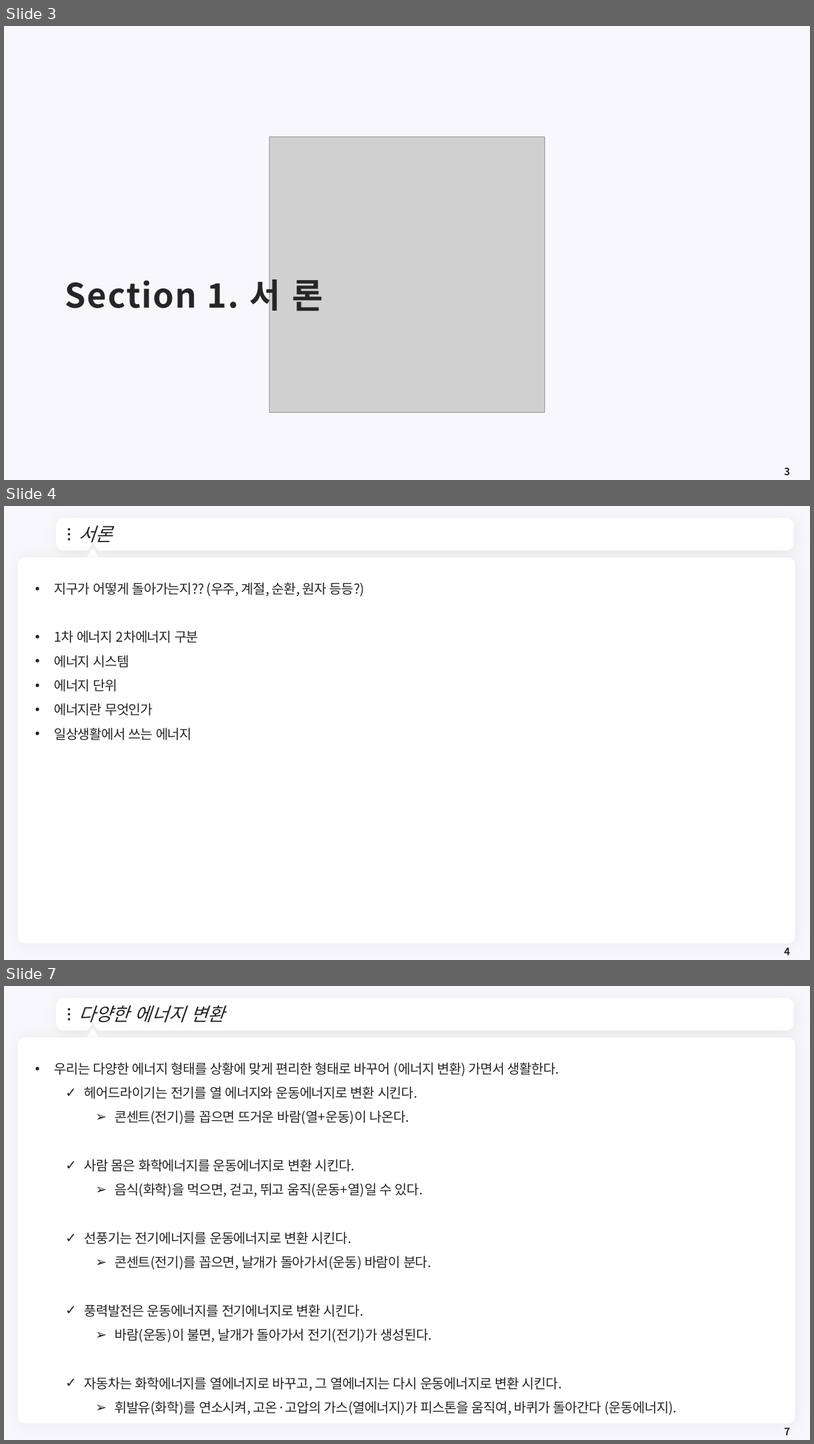
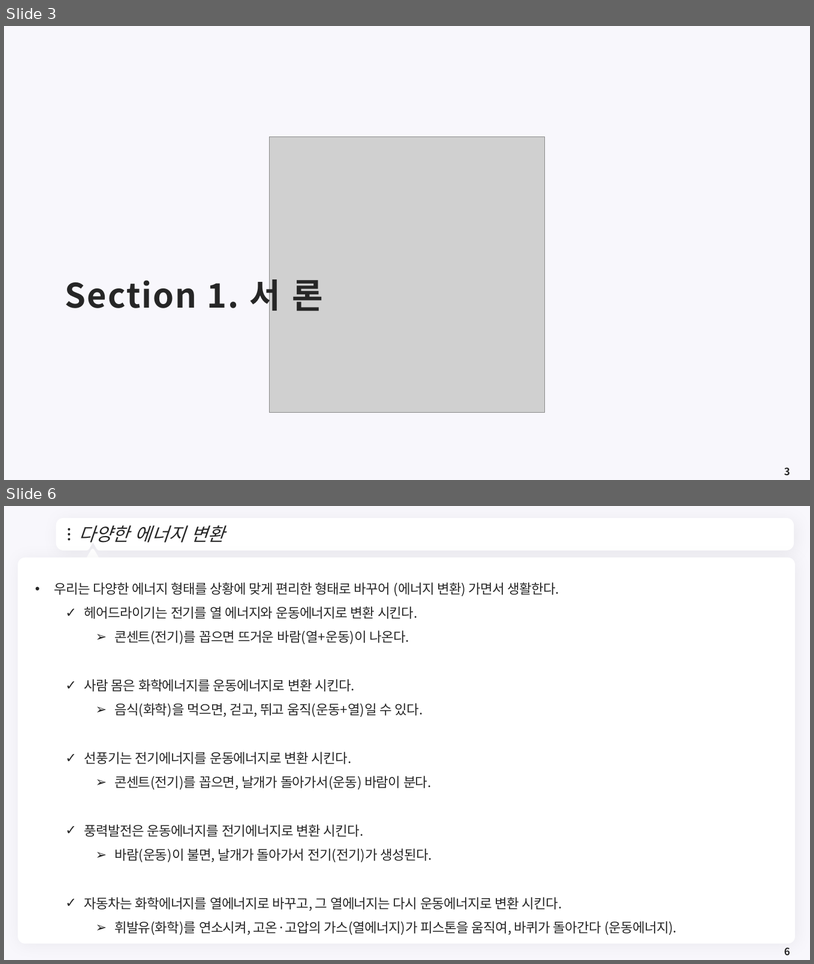
Before and after one commit to meandthey/Teaching, a slide deck: 에너지경제학/자원에너지경제학_Chapter_1.pptx. Shown one above the other, each under a label of ours: slides 3, 4 and 7 before the commit, slides 3 and 6 after it; the slides between them are not shown. The pictures are 814x1444 and 814x964 pixels, drawn with LibreOffice and Linux fonts; fonts in the diff are those of the drawing; grey boxes stand for pictures; background and template pictures are left out. Boxes give left, top, right and bottom in pixels: in the first picture for what was removed or moved away, otherwise in the second. Text is boxed around its words. In the diff, an @@ line names an element or a change of style, - is before the commit and + after.

```diff
--- a/에너지경제학/자원에너지경제학_Chapter_1.pptx
+++ b/에너지경제학/자원에너지경제학_Chapter_1.pptx
@@ slide 4 removed at [4,506,810,960], background #F8F7FC; not listed: 7 template elements that a slide beside it also shows @@
@@ title removed at [78,525,113,543] @@
-서론
@@ text removed at [54,582,365,740] @@
-• 지구가 어떻게 돌아가는지?? (우주, 계절, 순환, 원자 등등?)
-• 1차 에너지 2차에너지 구분
-• 에너지 시스템
-• 에너지 단위
-• 에너지란 무엇인가
-• 일상생활에서 쓰는 에너지
@@ page number removed at [785,947,791,955] @@
-4
@@ what was slide 7 is now slide 6 @@
@@ page number at [785,947,791,955]: text changed @@
-7
+6
```
Also in this commit, not shown: 3 slides changed, 2 other files.
